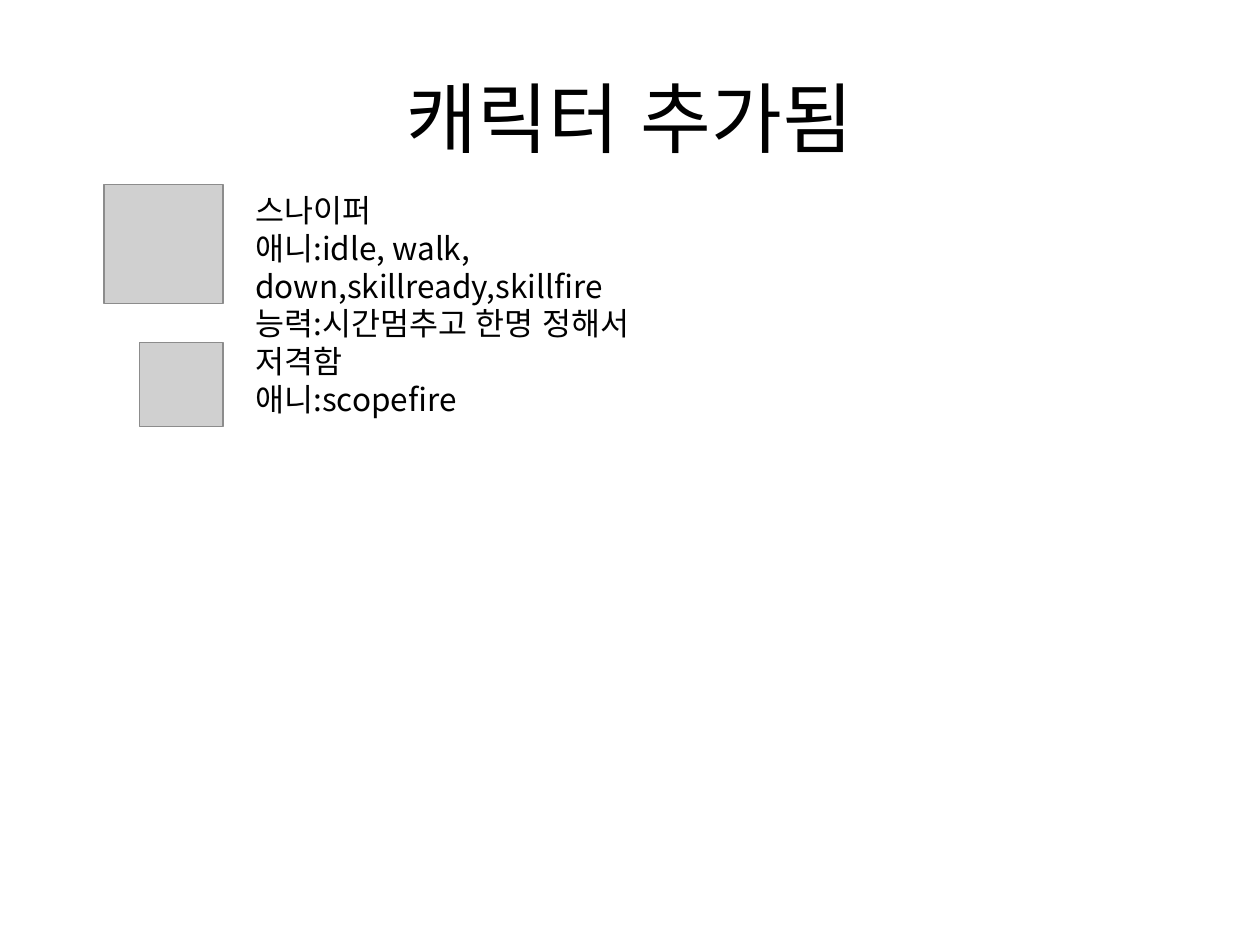
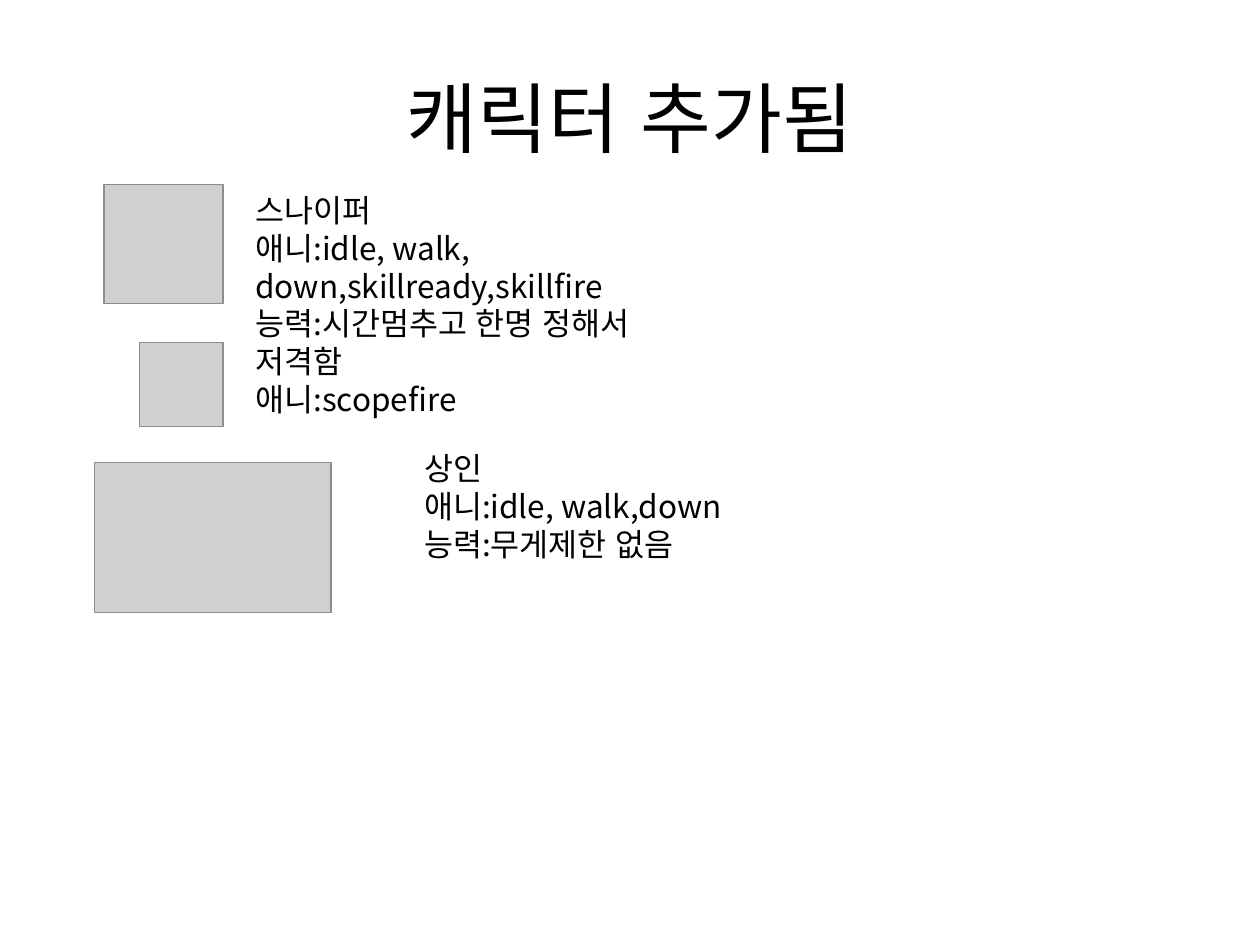
Before and after one commit to gkdlgndpdu/EscapeJail, a slide deck: slide 65 of EscapeJail/Assets/기획/스테이지1기획.pptx. Drawn at 1260x945 pixels with LibreOffice and Linux fonts; fonts in the diff are those of the drawing; grey boxes stand for pictures. Boxes give left, top, right and bottom in pixels: in the first picture for what was removed or moved away, otherwise in the second. Text is boxed around its words. In the diff, an @@ line names an element or a change of style, - is before the commit and + after.

```diff
--- a/EscapeJail/Assets/기획/스테이지1기획.pptx
+++ b/EscapeJail/Assets/기획/스테이지1기획.pptx
@@ picture added at (94,462,331,612) @@
@@ text added at (424,454,722,559), 18 pt, text #000000 @@
+상인
+애니:idle, walk,down
+능력:무게제한 없음
```
Also in this commit, not shown: 29 other files.
